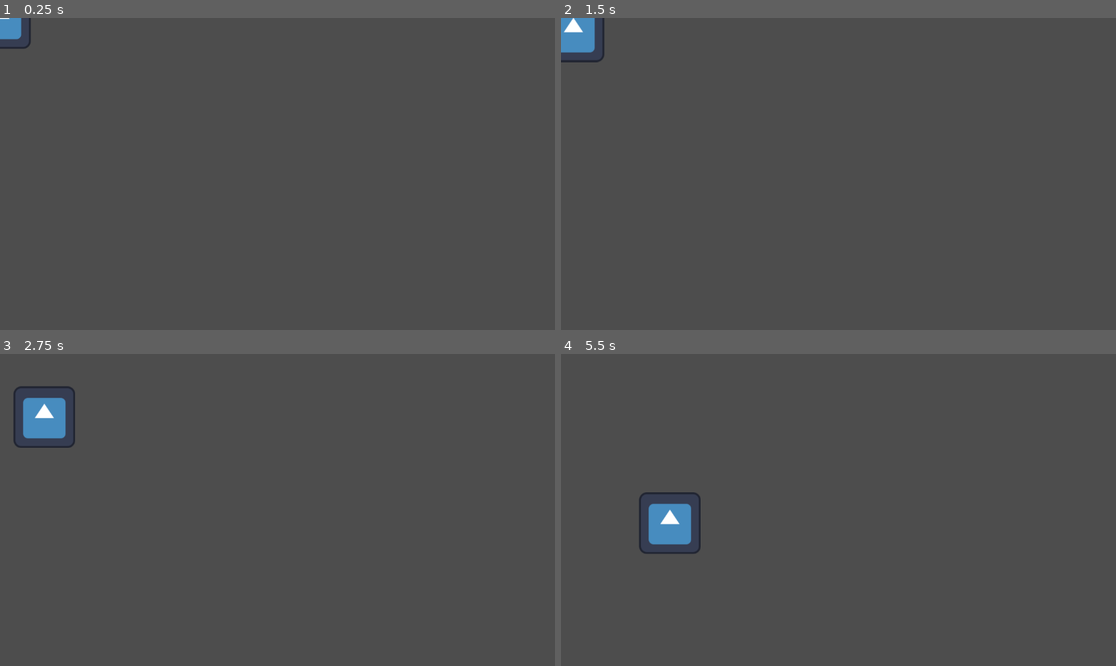
Above: before the commit, frames 1-4 (two rows, left to right).
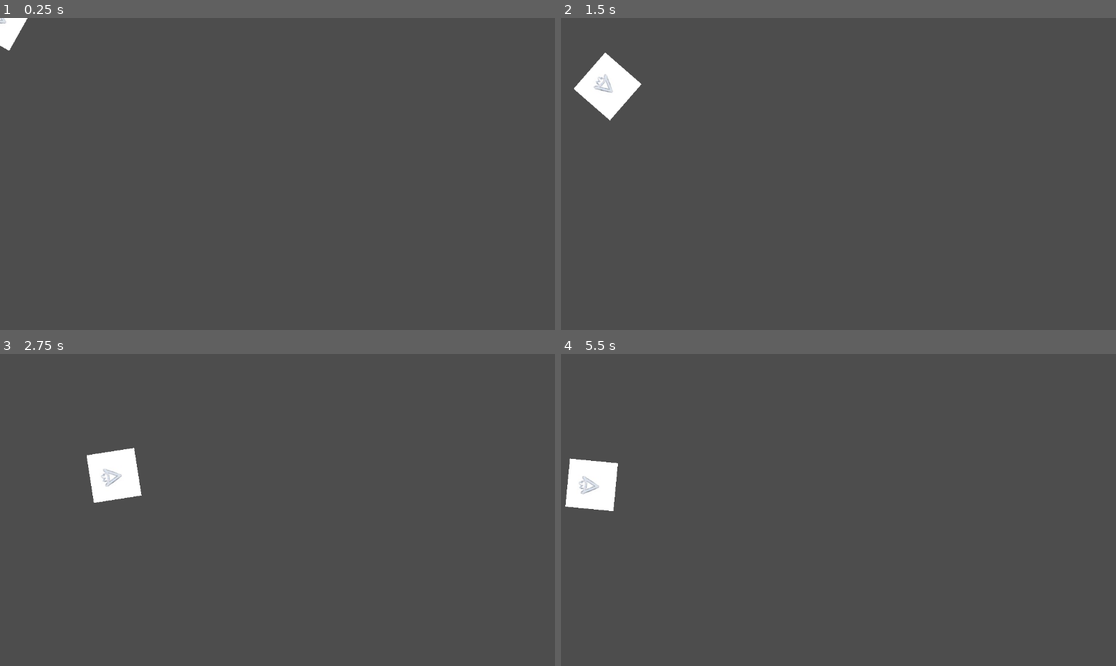
Above: after the commit, the same moments.

Repository: kickhead13/2224
Game: Godot game, scene res://area_2d.tscn
Same seed, same stepped clock (60 frames per second), same inputs: the game is played once before the commit and once after it. The project has no main scene, so this scene is started directly. The engine's default icon, where the game draws it, is replaced by a stand-in: a white triangle on a blue panel in a dark square.
Inputs (mouse positions are in pixels of both pictures, inside the frame that each line leads up to):
- Up to frame 1 (0.25 s): no input
- Up to frame 2 (1.5 s): tap Enter at 0.5 s; move the mouse to (960, 158) at 0.52 s; hold D (move_right) 0.53-1.28 s; hold Down (move_down2) 0.53-1.28 s; move the mouse to (727, 189) at 1.27 s; hold S (move_down) from 1.28 s (still down); tap Left (move_left2) at 1.35 s
- Up to frame 3 (2.75 s): move the mouse to (333, 441) at 2.02 s; release S (move_down) at 2.03 s; hold D (move_right) from 2.03 s (still down); hold Right (move_right2) from 2.03 s (still down)
- Up to frame 4 (5.5 s): move the mouse to (810, 572) at 2.77 s; release D (move_right) at 2.78 s; release Right (move_right2) at 2.78 s; hold W (move_up) 2.78-3.53 s; tap Up (move_up2) at 2.85 s; move the mouse to (1005, 556) at 3.52 s; hold Down (move_down2) 3.53-4.28 s; hold A (move_left) 3.53-5.03 s; move the mouse to (672, 463) at 4.27 s; tap Left (move_left2) at 4.35 s; move the mouse to (866, 510) at 5.02 s; hold S (move_down) from 5.03 s (still down); hold Right (move_right2) from 5.03 s (still down)

The runs differ from the first frame. In frame 1, 0.4% of the frame differs, in the area x 0-6%, y 0-11%; in frame 2, 2.1%; in frame 3, 2.7%; in frame 4, 2.7%, in the area x 0-26%, y 33-65%.

Commit message:
Commit 3: movement fara ice effect
Movement complet, follow the mouse + key movement control fara ice effect

Diff:
--- a/Area2D.gd
+++ b/Area2D.gd
@@ -1,8 +1,9 @@
 extends Area2D
 
-@export var speed = 700
+@export var speed = 200
 var velocity = Vector2.ZERO
 
+var mouse_position = null
 var screen_size #dimensiunea jocului
 
 func _ready():
@@ -12,7 +13,12 @@
 #we normalise the velocity so that the movement on the diagonal axis is not faster than horizontal or vertical axis
 #check if the player is moving and update the AnimatedSprite2D animation
 #$ is the same as get_node("AnimatedSprite2D").play()
-func _process(delta):
+func _physics_process(delta):
+
+	velocity = Vector2(0,0)
+
+	mouse_position = get_global_mouse_position()
+	look_at(mouse_position)
 	if Input.is_action_pressed("move_right") || Input.is_action_pressed("move_right2"):
 		velocity.x += 1
 	if Input.is_action_pressed("move_left") || Input.is_action_pressed("move_left2"):
@@ -22,12 +28,7 @@
 	if Input.is_action_pressed("move_down") || Input.is_action_pressed("move_down2"):
 		velocity.y += 1
 
-	"""if velocity.length() > 0:
-		velocity = velocity.normalized() * speed
-		$AnimatedSprite2D.play()
-	else:
-		$AnimatedSprite2D.stop()"""
-
+	velocity = velocity.normalized() * speed
 	#update the position of the player, and clamp it so that it can not leave the screen
 	position += velocity * delta
 	position = position.clamp(Vector2.ZERO,screen_size)
--- a/area_2d.tscn
+++ b/area_2d.tscn
@@ -1,10 +1,11 @@
 [gd_scene load_steps=3 format=3 uid="uid://bwkcj268f21hr"]
 
 [ext_resource type="Script" path="res://Area2D.gd" id="1_q8yyi"]
-[ext_resource type="Texture2D" uid="uid://bgc0ehc1akmuj" path="res://icon.svg" id="2_2kedd"]
+[ext_resource type="Texture2D" uid="uid://dheeklbkcn5n3" path="res://WhatsApp Image 2024-04-05 at 18.36.22.jpeg" id="2_200hs"]
 
 [node name="Area2D" type="Area2D"]
 script = ExtResource("1_q8yyi")
 
 [node name="Sprite2D" type="Sprite2D" parent="."]
-texture = ExtResource("2_2kedd")
+rotation = 1.5708
+texture = ExtResource("2_200hs")
Binary file added: WhatsApp Image 2024-04-05 at 18.36.22.jpeg
Not shown, added: WhatsApp Image 2024-04-05 at 18.36.22.jpeg.import
